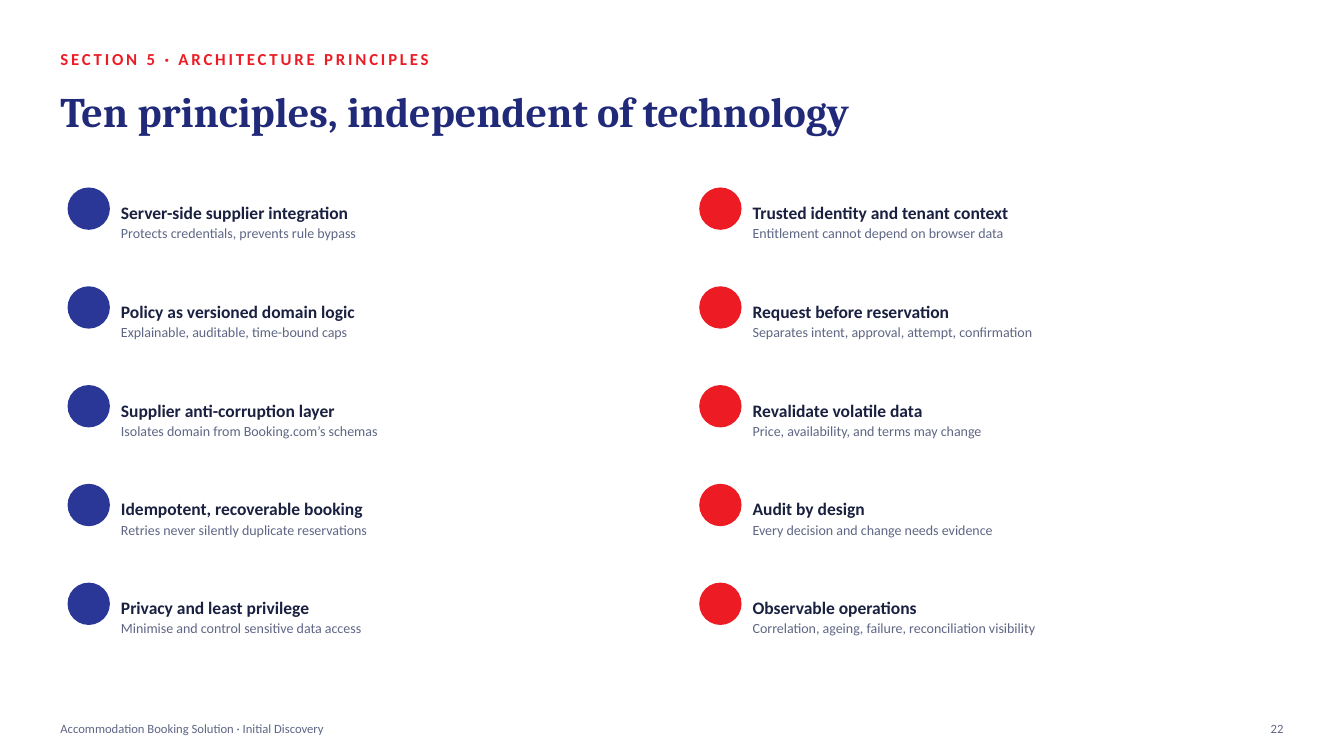
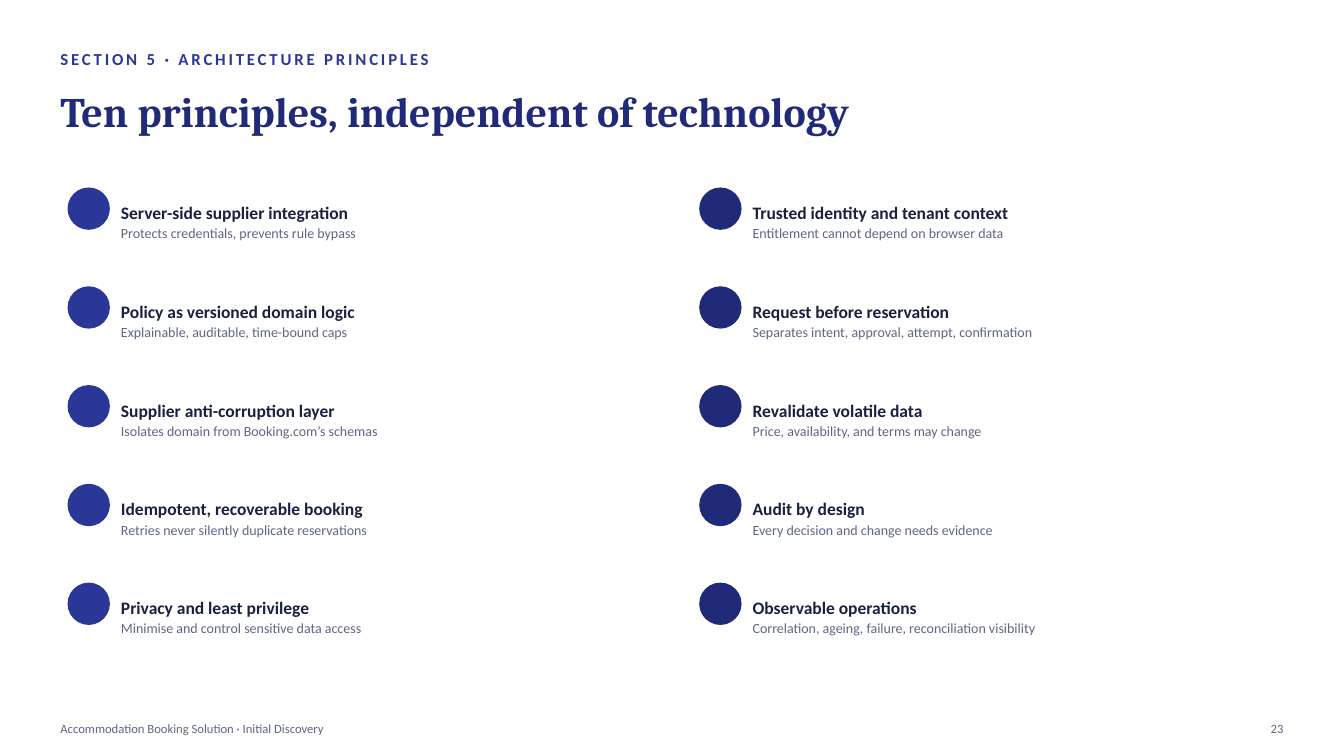
Before and after one commit to mohitkanwar/Accomodation-Booking-Solution, a slide deck: slide 24 of deck/Accommodation-Booking-Solution-Discovery-Presentation.pptx (slide 23 before the commit). Drawn at 1344x756 pixels with LibreOffice and Linux fonts; fonts in the diff are those of the drawing; background and template pictures are left out. Boxes give left, top, right and bottom in pixels: in the first picture for what was removed or moved away, otherwise in the second. Text is boxed around its words. In the diff, an @@ line names an element or a change of style, - is before the commit and + after.

```diff
--- a/deck/Accommodation-Booking-Solution-Discovery-Presentation.pptx
+++ b/deck/Accommodation-Booking-Solution-Discovery-Presentation.pptx
@@ text "SECTION 5 · ARCHITECTURE PRINCIPLES" at (60, 54, 428, 65): text colour #ED1C24 to #2B3797 @@
@@ fill #ED1C24 to #202A78 in 5 elements at (700, 188, 742, 230), (700, 286, 742, 329), (700, 385, 742, 427), (700, 484, 742, 526), (700, 583, 742, 625) @@
```
Also in this commit, not shown: 30 other slides changed, 1 slide added, 6 other files.
